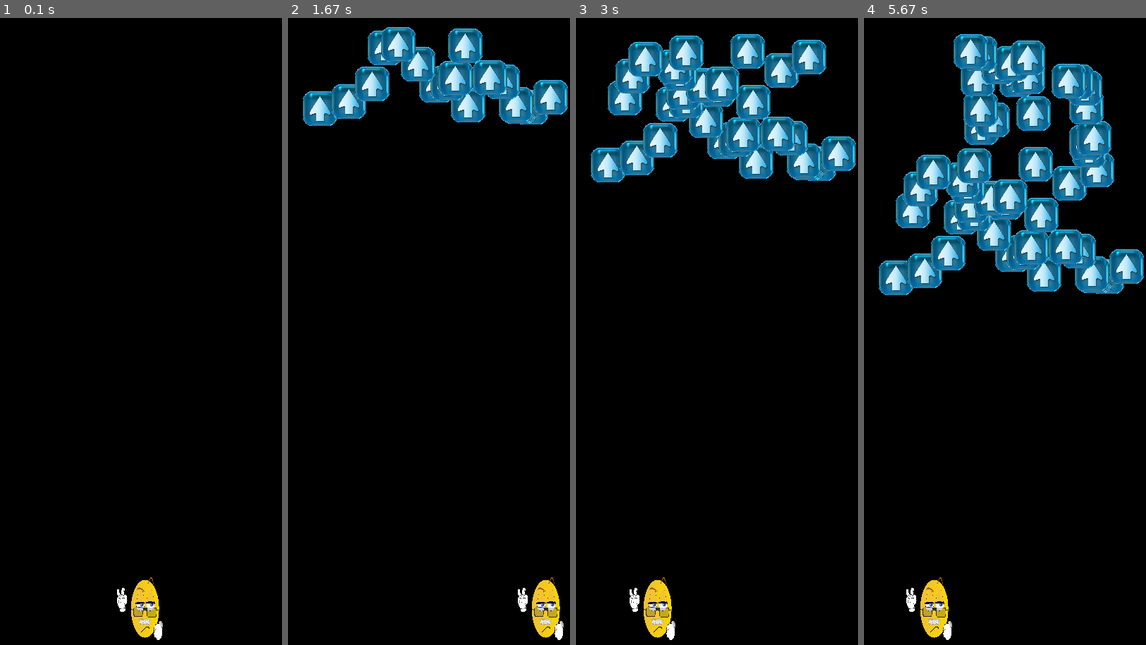
Above: before the commit, frames 1-4 (left to right).
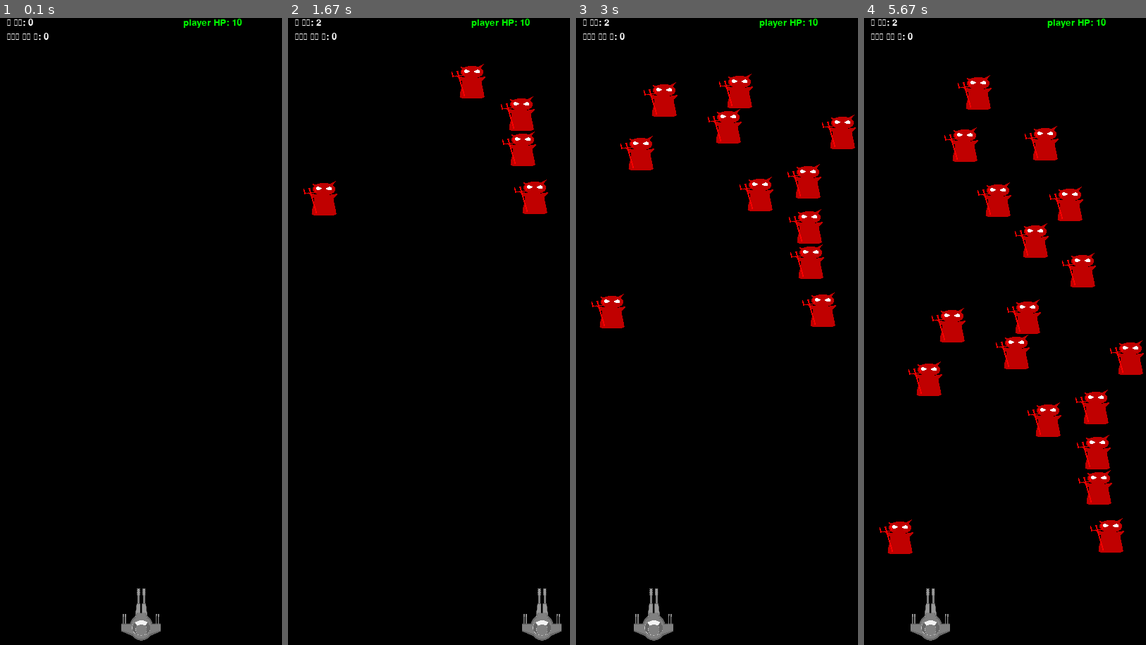
Above: after the commit, the same moments.

Repository: pygameprj/pygame
Game: pygame game, started from Pygame_t2.py
The game is run twice, just before and just after one commit, with the same random seed, the same clock (stepped at 60 frames per second) and the same inputs.
Inputs:
- Up to frame 1 (0.1 s): no input
- Up to frame 2 (1.67 s): hold Space 0.33-0.8 s; hold Right 0.33-0.8 s
- Up to frame 3 (3 s): hold Left 1.83-2.37 s; hold Left 2.4-2.8 s; hold Right from 2.83 s (still down)
- Up to frame 4 (5.67 s): release Right at 3.47 s; hold Left 3.5-3.97 s; hold Right 4-4.47 s; tap Space at 4.07, 4.37, 4.57, 4.87, 5.07, 5.37, 5.63 s; hold Right 4.5-4.97 s; hold Left 5-5.53 s; hold Left from 5.57 s (still down)

The runs differ from the first frame. In frame 1, 1.2% of the frame differs, in the area x 2-86%, y 0-100%; in frame 2, 10%; in frame 3, 17%; in frame 4, 26%, in the area x 2-100%, y 0-100%.

Commit message:
슈팅게임 이미지 추가, 상태게임화면에 출력 추가, 파괴 이팩트 추가

Diff:
--- a/Pygame_t2.py
+++ b/Pygame_t2.py
@@ -2,25 +2,29 @@
 # Clone coding
 import pygame
 import random
+import time
 
 #전역 변수
 BLACK = (0, 0, 0)
 WHITE = (255, 255, 255)
 GREEN = (0,255, 0)
-M_PER = 10 # 미사일 생성 확률 퍼센트
-player_HP = 100
+RED = (255, 0, 0)
+M_PER = 3 # 미사일 생성 확률 퍼센트
+player_HP = 10
 player_SPEED = 7
-misile_SPEED = 15
-obs_HP = 5
-obs_SPEED = 1
+missile_SPEED = 15
+obs_HP = 4
+obs_SPEED = 2
 
 #objSize
 playerSizeX = 80
 playerSizeY = 100
-misileSizeX = 15
-misileSizeY = 20
+missileSizeX = 15
+missileSizeY = 20
 obsSizeX = 50
 obsSizeY = 50
+boomX = 50
+boomY = 50
 
 SCREEN_WIDTH = 400 #가로
 SCREEN_HEIGHT = 900 #세로
@@ -50,33 +54,43 @@
         screen.blit(self.img, (self.x, self.y))
 
 def initPlayer(player):
-    player.put_img("image\good.png")
+    player.put_img("C:\coding\pygame\image\gfigter.png")
     player.change_size(playerSizeX, playerSizeY)
     player.x = round((SCREEN_WIDTH - player.sx)/2)
     player.y = SCREEN_HEIGHT - player.sy - 15
     player.move = player_SPEED
     player.HP = player_HP
 
-def newMisile(m_list, m_STR, player):
-    misile = obj()  # misile
-    misile.put_img("image\gbad.png")
-    misile.change_size(misileSizeX, misileSizeY)
-    misile.x = round(player.x + player.sx/2 - misile.sx/2)
-    misile.y = player.y - misile.y
-    misile.move = misile_SPEED
-    misile.STR = m_STR
-    m_list.append(misile)
+def newMissile(m_list, m_STR, player):
+    missile = obj()  # missile
+    missile.put_img("C:\coding\pygame\image\missile.png")
+    missile.change_size(missileSizeX, missileSizeY)
+    missile.x = round(player.x + player.sx/2 - missile.sx/2)
+    missile.y = player.y - missile.y
+    missile.move = missile_SPEED
+    missile.STR = m_STR
+    m_list.append(missile)
 
 def newobs(obs_list):
     if random.random() < M_PER/100:
         obstacle = obj()  # devil
-        obstacle.put_img("image\direction.png")
+        obstacle.put_img("C:\coding\pygame\image\devil.png")
         obstacle.change_size(obsSizeX, obsSizeY)
         obstacle.x = random.randrange(0, SCREEN_WIDTH - obstacle.sx)
-        obstacle.y = 10
+        obstacle.y = 10 + 40
         obstacle.move = obs_SPEED
         obstacle.HP = obs_HP
         obs_list.append(obstacle)
+
+def makeBoom(boom_list, obj_list, delObj_list):
+    for i in range(len(delObj_list)):
+        obj_list[delObj_list[i]]
+        boom = obj()
+        boom.put_img("C:\coding\pygame\image\explosion.png")
+        boom.change_size(boomX, boomY)
+        boom.x = obj_list[delObj_list[i]].x
+        boom.y = obj_list[delObj_list[i]].y
+        boom_list.append(boom)
 
 #충돌여부
 def oLap(obj1, obj2):
@@ -104,17 +118,23 @@
         for delObj in reversed_delObj_list:
             del obj_list[delObj]
 
+
 #오브젝트가 나가면 삭제
 def outOfObj(obj_list):
+    count = 0
     delObj_list = []
     if len(obj_list):
         for i in range(len(obj_list)):
-            if obj_list[i].y < 0 or obj_list[i].y + obj_list[i].sy > SCREEN_HEIGHT:
+            if obj_list[i].y < 0:
                 delObj_list.append(i)
+            if obj_list[i].y + obj_list[i].sy > SCREEN_HEIGHT:
+                delObj_list.append(i)
+                count += 1
     delObjf(obj_list, delObj_list)
+    return count
 
 #충돌
-def hitObs(m_list, obs_list):
+def hitObs(m_list, obs_list, boom_list):
     TF = False
     delObs_list = []; delM_list = []
 
@@ -125,9 +145,12 @@
                 if  m_list[i].HP <= 0 and i not in delM_list: delM_list.append(i)
                 if obs_list[j].HP <= 0 and j not in delObs_list: delObs_list.append(j)
                 TF = True
-
+    makeBoom(boom_list, obs_list, delObs_list)
+    global obsCount
+    obsCount += len(delObs_list)
     delObjf(obs_list, delObs_list)
     delObjf(m_list, delM_list)
+
     return TF
 
 def hitPlayer(player, obs_list):
@@ -141,36 +164,49 @@
     return TF
 
 #그리기 함수
-def drawf(screen, player, m_list, obs_list):
+def drawf(screen, player, m_list, obs_list, boom_list):
     screen.fill(BLACK)
     player.show()
 
-    for misile in m_list:
-        misile.show()
+    for missile in m_list:
+        missile.show()
     for obstacle in obs_list:
         obstacle.show()
-
+    for boom in boom_list:
+        boom.show()
+    delObjf(boom_list, [i for i in range(len(boom_list))])
 #게임 오버
-def ifGameOver(player):
+def ifGameOver(screen, player):
     if player.HP <= 0:
-        print("player HP is 0 \n GAME OVER!")
-        exit(0)
+        font = pygame.font.SysFont('나눔고딕', 40)
+        text = font.render("GAME OVER!", True, RED)
+        screen.blit(text,(80, SCREEN_HEIGHT/2))
+        return True
+    return False
+
+def writeScore(screen, message, fontX, fontY, count = -1, color = WHITE, size = 20):
+    font = pygame.font.SysFont('나눔고딕', size)
+    if count != -1: text = font.render(message + ": "+ str(count), True, color)
+    else: text = font.render(message, True, color)
+    screen.blit(text,(fontX,fontY))
 
 def main():
     # 1. 게임 초기화
     pygame.init()
     screen = pygame.display.set_mode((SCREEN_WIDTH, SCREEN_HEIGHT))
+    global obsCount
 
     # 2. 게임창 옵션 설정
     title = "My Game"
     pygame.display.set_caption(title)
 
     # 3. 게임내 필요한 설정
-    misile_list = []; obstacle_list = []
+    missile_list = []; obstacle_list = []; boom_list = []
     clock = pygame.time.Clock()
     count = 0 #미사일 지연
+    damageAmount = 0 #총 딜량
     obsCount = 0 #장애물 삭제 갯수
-    misile_STR = 1 #미사일 공격력
+    missile_STR = 1 #미사일 공격력
 
     player = obj()  # SpaceShip
     initPlayer(player) #플래이어 상태 초기화
@@ -183,7 +219,6 @@
         for event in pygame.event.get():
             if event.type == pygame.QUIT:
                 exit(0)
-        ifGameOver(player)
         # print("player HP: ", player.HP, end ="\n")
 
         #4-3키입력 움직임
@@ -200,32 +235,46 @@
 
         #스패이스바 입력시 미사일 생성
         if key_event[pygame.K_SPACE] and count % 6 == 0:
-            newMisile(misile_list, misile_STR, player)
+            newMissile(missile_list, missile_STR, player)
             count = 0
+
         count += 1
 
         # 랜덤하게 생성 되는 장애물
         newobs(obstacle_list)
 
         #move obj
-        UPObjf(misile_list)
+        UPObjf(missile_list)
         DOWNObjf(obstacle_list)
 
         #del obj
-        outOfObj(misile_list)
-        outOfObj(obstacle_list)
+        outOfObj(missile_list)
+        player.HP -= outOfObj(obstacle_list)
 
         #충돌시 오브젝트 파괴
-        if hitObs(misile_list, obstacle_list): obsCount += 1
+        if hitObs(missile_list, obstacle_list, boom_list):  damageAmount += 1
         #플래이어 체력 감소
         if hitPlayer(player, obstacle_list): player.HP -= 1
         # print("obs del count: ",obsCount)
+        if obsCount/10:
+            global obs_SPEED
+            obs_SPEED = 2 + obsCount/10
 
         # 4-4, 그리기
-        drawf(screen, player, misile_list, obstacle_list)
+        drawf(screen, player, missile_list, obstacle_list, boom_list)
+        writeScore(screen, "총 딜량", 10, 0, count = damageAmount)
+        writeScore(screen, "처리한 악마 수", 10, 20, count = obsCount)
+        writeScore(screen, "player HP", SCREEN_WIDTH-140, 00, count = player.HP, color =  GREEN)
+        if ifGameOver(screen, player):
+            pygame.display.flip()
+            break
 
         # 4-5, 업데이트
         pygame.display.flip()
+    while True:
+        time.sleep(5)
+        break
+
 
 if __name__ == "__main__":
     main()
Binary file added: image/devil.png
Binary file added: image/gfigter.png
Binary file added: image/missile.png
Not shown, added: Pygame_t2.spec
